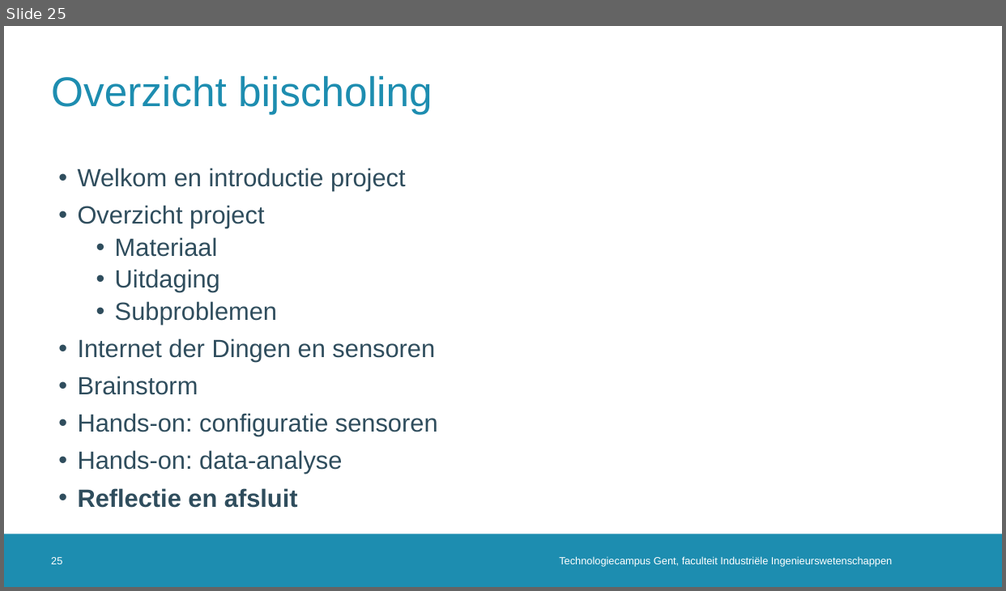
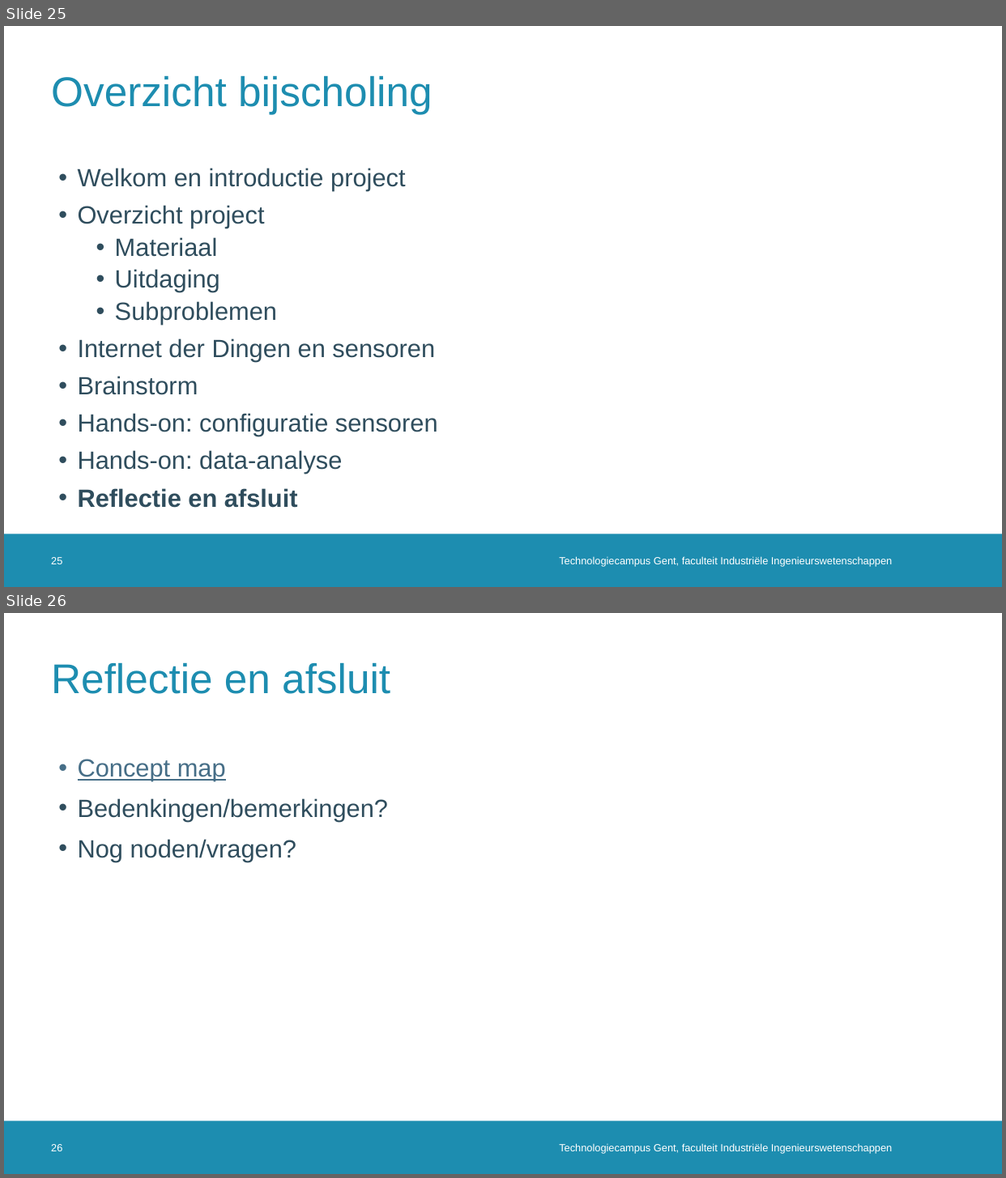
Before and after one commit to dramco-iwast/handleiding-voor-leerkrachten, a slide deck: assets/files/IWAST-bijscholingsmoment.pptx. Shown one above the other, each under a label of ours: slide 25 before the commit, slides 25 and 26 after it. The pictures are 1006x591 and 1006x1178 pixels, drawn with LibreOffice and Linux fonts; fonts in the diff are those of the drawing; background and template pictures are left out. Boxes give left, top, right and bottom in pixels: in the first picture for what was removed or moved away, otherwise in the second. Text is boxed around its words. In the diff, an @@ line names an element or a change of style, - is before the commit and + after.

```diff
--- a/assets/files/IWAST-bijscholingsmoment.pptx
+++ b/assets/files/IWAST-bijscholingsmoment.pptx
@@ slide 26 added at (4, 613, 1002, 1174), background #FFFFFF; not listed: 1 template element that a slide beside it also shows @@
@@ title added at (51, 662, 390, 694), 40 pt, text #1D8DB0 @@
+Reflectie en afsluit
@@ text added at (78, 759, 389, 862), 24 pt, text #2F4D5D @@
+• Concept map
+• Bedenkingen/bemerkingen?
+• Nog noden/vragen?
@@ page number added at (51, 1144, 62, 1152), 10 pt, text #FFFFFF @@
+26
@@ text added at (559, 1144, 892, 1154), 10 pt, text #FFFFFF @@
+Technologiecampus Gent, faculteit Industriële Ingenieurswetenschappen
```
Also in this commit, not shown: 4 slides changed, 3 other files.
